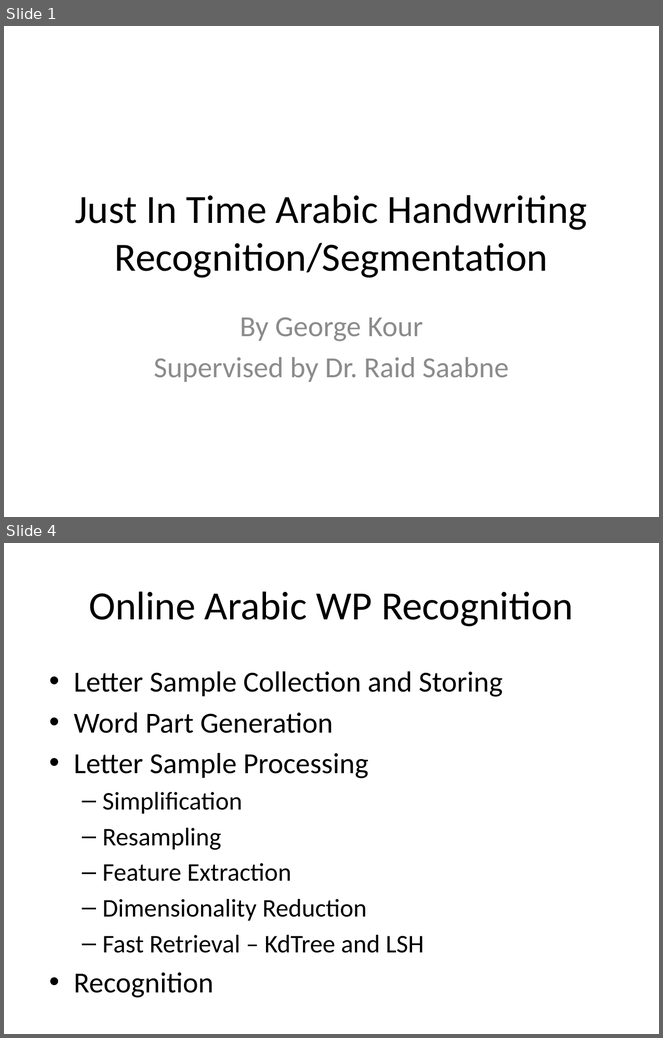
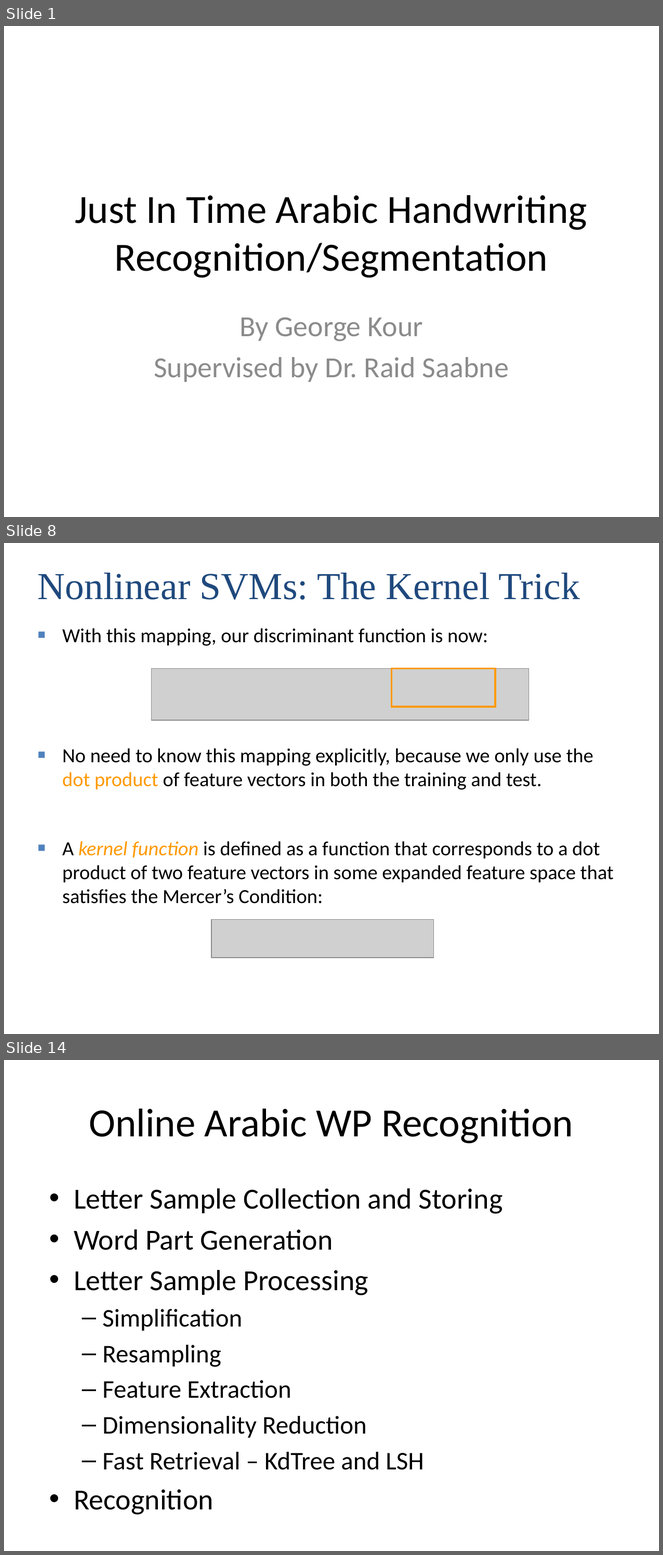
Before and after one commit to kourgeorge/arabic-icr, a slide deck: Thesis/Just In Time Arabic Handwriting Recognition.pptx. Shown one above the other, each under a label of ours: slides 1 and 4 before the commit, slides 1, 8 and 14 after it; the slides between them are not shown. The pictures are 663x1038 and 663x1555 pixels, drawn with LibreOffice and Linux fonts; fonts in the diff are those of the drawing; grey boxes stand for pictures. Boxes give left, top, right and bottom in pixels: in the first picture for what was removed or moved away, otherwise in the second. Text is boxed around its words. In the diff, an @@ line names an element or a change of style, - is before the commit and + after.

```diff
--- a/Thesis/Just In Time Arabic Handwriting Recognition.pptx
+++ b/Thesis/Just In Time Arabic Handwriting Recognition.pptx
@@ slide 8 added at box(4, 543, 659, 1034), background #FFFFFF @@
@@ text added at box(38, 573, 581, 600), 42 pt, text #1F497D @@
+Nonlinear SVMs: The Kernel Trick
@@ text added at box(62, 628, 488, 646), 22 pt, text #000000 @@
+■ With this mapping, our discriminant function is now:
@@ picture added at box(152, 669, 529, 720) @@
@@ rectangle added at box(392, 669, 495, 707), outline #FF9900 2 pt @@
@@ text added at box(62, 748, 594, 790), 22 pt, text #000000 @@
+■ No need to know this mapping explicitly, because we only use the dot product of feature vectors in both the training and test.
@@ text added at box(62, 841, 614, 904), 22 pt, text #000000 @@
+■ A kernel function is defined as a function that corresponds to a dot product of two feature vectors in some expanded feature space that satisfies the Mercer’s Condition:
@@ picture added at box(211, 919, 434, 958) @@
@@ what was slide 4 is now slide 14 @@
```
Also in this commit, not shown: 2 slides changed, 9 other slides added, 53 other files.
